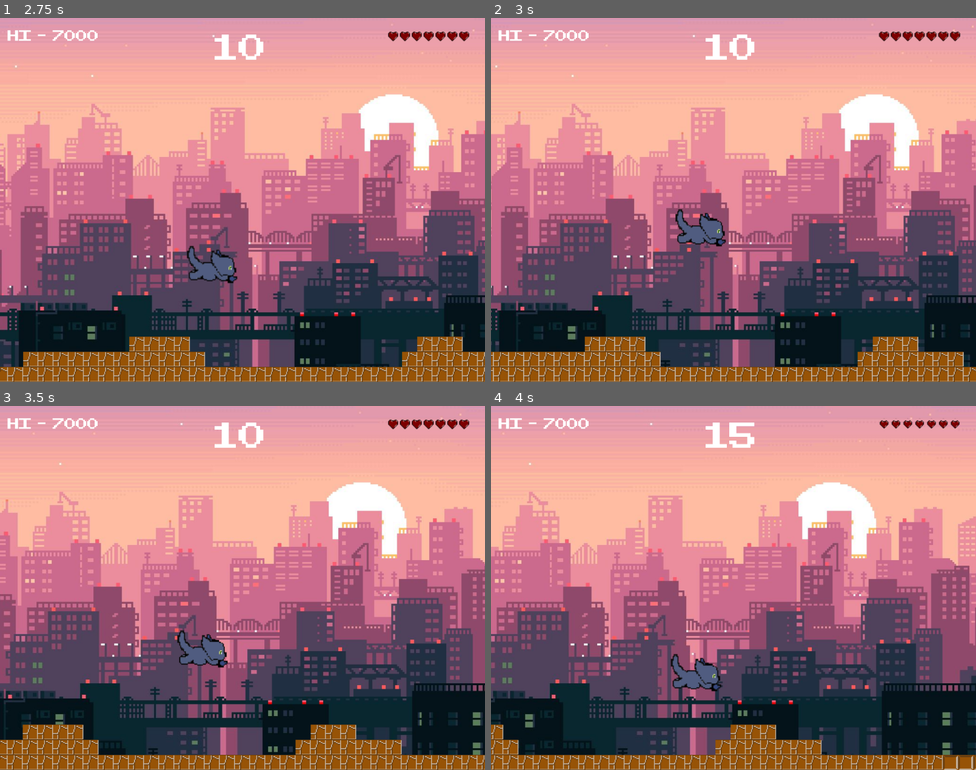
Above: before the commit, frames 1-4 (two rows, left to right).
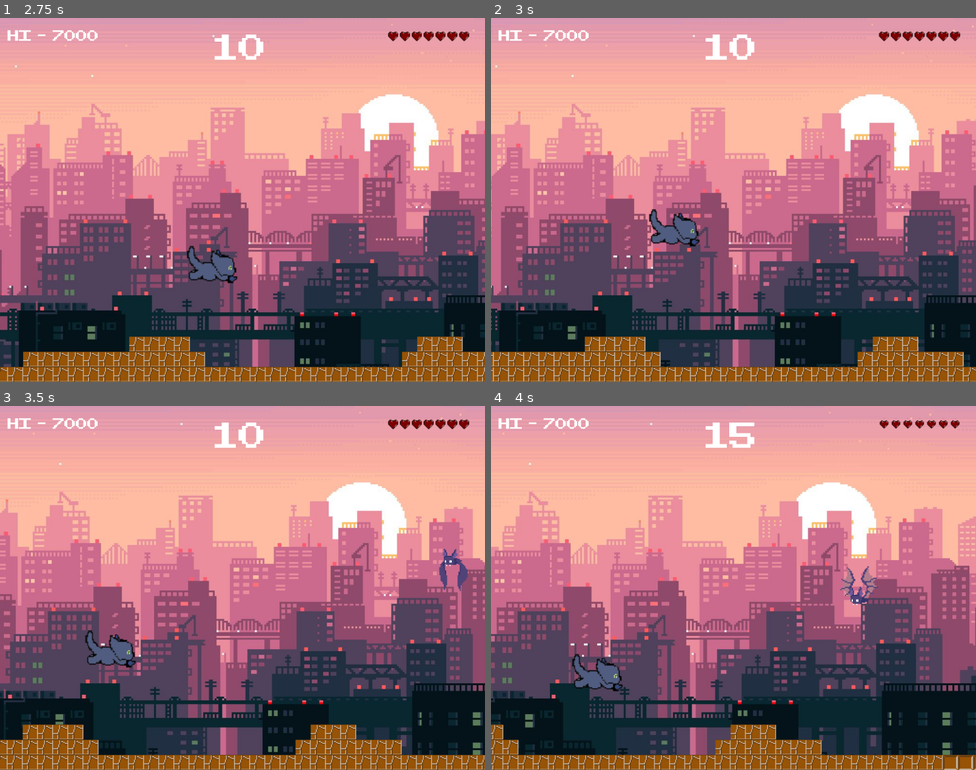
Above: after the commit, the same moments.

Repository: hadougamer/sevencats
Game: Godot game, scene res://scenes/Start.tscn
Two runs of this game, one before a commit and one after it. Both use one fixed random seed, a clock stepped at 60 frames per second and the inputs below.
Inputs:
- Up to frame 1 (2.75 s): click "Start" at 0.5 s; hold Space (ui_jump) 1.28-2.03 s; hold Right (ui_right) from 1.28 s (still down); tap Space (ui_jump) at 2.1, 2.27, 2.57 s
- Up to frame 2 (3 s): release Right (ui_right) at 2.78 s; hold Left (ui_left) from 2.78 s (still down); hold Space (ui_jump) from 2.78 s (still down)
- Up to frame 3 (3.5 s): keep holding Left (ui_left); keep holding Space (ui_jump)
- Up to frame 4 (4 s): release Left (ui_left) at 3.53 s; release Space (ui_jump) at 3.53 s; hold Right (ui_right) from 3.53 s (still down); tap Space (ui_jump) at 3.6, 3.77 s

Frame 1 is identical in both runs. In frame 2, 1.0% of the frame differs, in the area x 32-49%, y 52-63%; in frame 3, 1.6%; in frame 4, 1.7%, in the area x 16-80%, y 44-79%.

Commit message:
Player Death animation and add enemies

Diff:
--- /dev/null
+++ b/Scripts/Bat.gd
@@ -0,0 +1,12 @@
+extends Node2D
+
+func _process(delta):
+	if Globals.player:
+		if self.position.y < Globals.player.position.y:
+			self.position.y += 0.3
+		if self.position.y > Globals.player.position.y:
+			self.position.y -= 0.3
+
+func _on_notifier_screen_exited():
+	print("Bat exited screen")
+	self.queue_free()
--- /dev/null
+++ b/Scripts/BatFollow.gd
@@ -0,0 +1,5 @@
+extends PathFollow2D
+
+# Called when the node enters the scene tree for the first time.
+func _process( delta ):
+	set_offset( get_offset() + 150 * delta )
--- a/Scripts/Main.gd
+++ b/Scripts/Main.gd
@@ -24,6 +24,20 @@
 	Globals.player.position = $PlayerPos.position
 	add_child(Globals.player)
 
+func load_bat():
+
+	var pre_bat = preload("res://scenes/Bat.tscn")
+	var bat = pre_bat.instance()
+
+	# Random Bat Position
+	var rnd = randi()%3
+	var flyPos = $FlyPos.get_child(rnd)
+
+	flyPos.position.x = (Globals.camera.position.x + 720)
+	bat.position = flyPos.position
+
+	add_child(bat)
+
 func _process(delta):
 	if Globals.player != null:
 		# Delete old levels
@@ -40,6 +54,10 @@
 		else:
 			Globals.points+=5
 			Globals.timer=0
+
+			# Randomize bat load
+			if randi()%100 > 75:
+				load_bat()
 
 		Globals.camera.position.x += 5
 		$Interface.position.x = (Globals.camera.position.x - 520)
--- a/Scripts/Player.gd
+++ b/Scripts/Player.gd
@@ -8,36 +8,51 @@
 var v_multi = 1 #Velocity multiplier
 var motion  = Vector2()
 var cleared = false
+var is_dead = false
 
 func _ready():
 	$Sprite.flip_h = true
 
 func _physics_process(delta):
-	motion.y += GRAVITY
+	if ! is_dead:
+		motion.y += GRAVITY
 
-	# Velocity impulse
-	if Input.is_action_pressed('ui_right'):
-		v_multi = 1.05
-	elif Input.is_action_pressed('ui_left'):
-		v_multi = 0.9
+		# Velocity impulse
+		if Input.is_action_pressed('ui_right'):
+			v_multi = 1.05
+		elif Input.is_action_pressed('ui_left'):
+			v_multi = -0.025
+		else:
+			v_multi = 1
+
+		$Sprite.flip_h = true
+		$Sprite.play('walking')
+
+		motion.x = SPEED * v_multi
+
+		# Verify the collision
+		self.check_collision()
+
+		if is_on_floor():
+			if Input.is_action_pressed("ui_jump"):
+				motion.y = JUMP_HEIGHT
+		else:
+			$Sprite.play('jump')
+
+		motion = move_and_slide(motion, UP)
 	else:
-		v_multi = 1
+		$Sprite.play('die')
 
-	$Sprite.flip_h = true
-	$Sprite.play('walking')
-
-	motion.x = SPEED * v_multi
-
-	if is_on_floor():
-		if Input.is_action_pressed("ui_jump"):
-			motion.y = JUMP_HEIGHT
-	else:
-		$Sprite.play('jump')
-
-	motion = move_and_slide(motion, UP)
+func check_collision():
+	# Collision
+	for i in get_slide_count():
+		var collision = get_slide_collision(i)
+		var collider = collision.get_collider()
+		if collider and collider.is_in_group("enemy"):
+			collider.queue_free()
+			is_dead = true
 
 func die():
-	print('Player is dead!')
 	self.queue_free()
 
 func _on_visible_screen_exited():
@@ -46,3 +61,8 @@
 		self.die()
 	else:
 		self.position.x = (Globals.camera.position.x + 540)
+
+func _on_Sprite_animation_finished():
+	var anim  = $Sprite.get_animation()
+	if anim == "die":
+		self.die()
--- /dev/null
+++ b/scenes/Bat.tscn
@@ -0,0 +1,73 @@
+[gd_scene load_steps=11 format=2]
+
+[ext_resource path="res://sprite/bat-pixelart.png" type="Texture" id=1]
+[ext_resource path="res://Scripts/Bat.gd" type="Script" id=2]
+[ext_resource path="res://Scripts/BatFollow.gd" type="Script" id=3]
+
+[sub_resource type="Curve2D" id=1]
+_data = {
+"points": PoolVector2Array( 0, 0, 0, 0, -33.6736, -93.7665, 0, 0, 0, 0, -31.4286, 89.756, 0, 0, 0, 0, -72.5721, 90.9067, 0, 0, 0, 0, -73.1308, -91.4801, 0, 0, 0, 0, -33.6736, -93.7665 )
+}
+
+[sub_resource type="AtlasTexture" id=2]
+flags = 4
+atlas = ExtResource( 1 )
+region = Rect2( 0, 0, 192, 192 )
+
+[sub_resource type="AtlasTexture" id=3]
+flags = 4
+atlas = ExtResource( 1 )
+region = Rect2( 192, 0, 192, 192 )
+
+[sub_resource type="AtlasTexture" id=4]
+flags = 4
+atlas = ExtResource( 1 )
+region = Rect2( 0, 192, 192, 192 )
+
+[sub_resource type="AtlasTexture" id=5]
+flags = 4
+atlas = ExtResource( 1 )
+region = Rect2( 192, 192, 192, 192 )
+
+[sub_resource type="SpriteFrames" id=6]
+animations = [ {
+"frames": [ SubResource( 2 ), SubResource( 3 ), SubResource( 4 ), SubResource( 5 ) ],
+"loop": true,
+"name": "flying",
+"speed": 12.0
+} ]
+
+[sub_resource type="RectangleShape2D" id=7]
+extents = Vector2( 44.2533, 40.5199 )
+
+[node name="Bat" type="Node2D"]
+script = ExtResource( 2 )
+
+[node name="BatPath" type="Path2D" parent="."]
+curve = SubResource( 1 )
+
+[node name="BatFollow" type="PathFollow2D" parent="BatPath"]
+position = Vector2( -33.6736, -93.7665 )
+rotation = 1.55856
+rotate = false
+script = ExtResource( 3 )
+
+[node name="Body" type="KinematicBody2D" parent="BatPath/BatFollow" groups=[
+"enemy",
+]]
+position = Vector2( 94.1714, -32.524 )
+rotation = -1.55856
+
+[node name="Sprite" type="AnimatedSprite" parent="BatPath/BatFollow/Body"]
+scale = Vector2( 0.6, 0.6 )
+frames = SubResource( 6 )
+animation = "flying"
+frame = 1
+playing = true
+
+[node name="Shape" type="CollisionShape2D" parent="BatPath/BatFollow/Body"]
+position = Vector2( -3.3371, -3.3371 )
+shape = SubResource( 7 )
+
+[node name="notifier" type="VisibilityNotifier2D" parent="."]
+[connection signal="screen_exited" from="notifier" to="." method="_on_notifier_screen_exited"]
--- /dev/null
+++ b/scenes/Explosion.tscn
@@ -0,0 +1,44 @@
+[gd_scene load_steps=8 format=2]
+
+[ext_resource path="res://sprite/explosion.png" type="Texture" id=1]
+
+[sub_resource type="AtlasTexture" id=1]
+flags = 4
+atlas = ExtResource( 1 )
+region = Rect2( 0, 0, 320, 320 )
+
+[sub_resource type="AtlasTexture" id=2]
+flags = 4
+atlas = ExtResource( 1 )
+region = Rect2( 320, 0, 320, 320 )
+
+[sub_resource type="AtlasTexture" id=3]
+flags = 4
+atlas = ExtResource( 1 )
+region = Rect2( 0, 320, 320, 320 )
+
+[sub_resource type="AtlasTexture" id=4]
+flags = 4
+atlas = ExtResource( 1 )
+region = Rect2( 320, 320, 320, 320 )
+
+[sub_resource type="AtlasTexture" id=5]
+flags = 4
+atlas = ExtResource( 1 )
+region = Rect2( 0, 640, 320, 320 )
+
+[sub_resource type="SpriteFrames" id=6]
+animations = [ {
+"frames": [ SubResource( 1 ), SubResource( 2 ), SubResource( 3 ), SubResource( 4 ), SubResource( 5 ) ],
+"loop": true,
+"name": "default",
+"speed": 5.0
+} ]
+
+[node name="Explosion" type="Node2D"]
+
+[node name="Sprite" type="AnimatedSprite" parent="."]
+scale = Vector2( 0.15, 0.15 )
+frames = SubResource( 6 )
+frame = 2
+playing = true
--- a/scenes/Main.tscn
+++ b/scenes/Main.tscn
@@ -37,3 +37,20 @@
 [node name="PlayerPos" type="Position2D" parent="."]
 visible = false
 position = Vector2( 430, 305 )
+
+[node name="FlyPos" type="Node2D" parent="."]
+
+[node name="FlyPos1" type="Position2D" parent="FlyPos" groups=[
+"FlyPos",
+]]
+position = Vector2( 1162, 384 )
+
+[node name="FlyPos2" type="Position2D" parent="FlyPos" groups=[
+"FlyPos",
+]]
+position = Vector2( 1162, 284 )
+
+[node name="FlyPos3" type="Position2D" parent="FlyPos" groups=[
+"FlyPos",
+]]
+position = Vector2( 1162, 184 )
--- a/scenes/Player.tscn
+++ b/scenes/Player.tscn
@@ -1,7 +1,33 @@
-[gd_scene load_steps=11 format=2]
+[gd_scene load_steps=17 format=2]
 
 [ext_resource path="res://sprite/cartoon-cat-running.png" type="Texture" id=1]
 [ext_resource path="res://Scripts/Player.gd" type="Script" id=2]
+[ext_resource path="res://sprite/explosion.png" type="Texture" id=3]
+
+[sub_resource type="AtlasTexture" id=9]
+flags = 4
+atlas = ExtResource( 3 )
+region = Rect2( 0, 0, 64, 64 )
+
+[sub_resource type="AtlasTexture" id=10]
+flags = 4
+atlas = ExtResource( 3 )
+region = Rect2( 64, 0, 64, 64 )
+
+[sub_resource type="AtlasTexture" id=11]
+flags = 4
+atlas = ExtResource( 3 )
+region = Rect2( 0, 64, 64, 64 )
+
+[sub_resource type="AtlasTexture" id=12]
+flags = 4
+atlas = ExtResource( 3 )
+region = Rect2( 64, 64, 64, 64 )
+
+[sub_resource type="AtlasTexture" id=13]
+flags = 4
+atlas = ExtResource( 3 )
+region = Rect2( 0, 128, 64, 64 )
 
 [sub_resource type="AtlasTexture" id=1]
 flags = 4
@@ -11,43 +37,48 @@
 [sub_resource type="AtlasTexture" id=2]
 flags = 4
 atlas = ExtResource( 1 )
-region = Rect2( 64, 0, 64, 64 )
+region = Rect2( 0, 0, 64, 64 )
 
 [sub_resource type="AtlasTexture" id=3]
 flags = 4
 atlas = ExtResource( 1 )
-region = Rect2( 0, 64, 64, 64 )
+region = Rect2( 64, 0, 64, 64 )
 
 [sub_resource type="AtlasTexture" id=4]
 flags = 4
 atlas = ExtResource( 1 )
-region = Rect2( 64, 64, 64, 64 )
+region = Rect2( 0, 64, 64, 64 )
 
 [sub_resource type="AtlasTexture" id=5]
 flags = 4
 atlas = ExtResource( 1 )
-region = Rect2( 0, 64, 64, 64 )
+region = Rect2( 64, 64, 64, 64 )
 
 [sub_resource type="AtlasTexture" id=6]
 flags = 4
 atlas = ExtResource( 1 )
-region = Rect2( 0, 0, 64, 64 )
+region = Rect2( 0, 64, 64, 64 )
 
 [sub_resource type="SpriteFrames" id=7]
 animations = [ {
-"frames": [ SubResource( 1 ), SubResource( 2 ), SubResource( 3 ), SubResource( 4 ) ],
+"frames": [ SubResource( 9 ), SubResource( 10 ), SubResource( 11 ), SubResource( 12 ), SubResource( 13 ) ],
+"loop": true,
+"name": "die",
+"speed": 8.0
+}, {
+"frames": [ SubResource( 1 ) ],
+"loop": true,
+"name": "jump",
+"speed": 5.0
+}, {
+"frames": [ SubResource( 2 ), SubResource( 3 ), SubResource( 4 ), SubResource( 5 ) ],
 "loop": true,
 "name": "walking",
 "speed": 15.0
 }, {
-"frames": [ SubResource( 5 ) ],
+"frames": [ SubResource( 6 ) ],
 "loop": false,
 "name": "stopped",
-"speed": 5.0
-}, {
-"frames": [ SubResource( 6 ) ],
-"loop": true,
-"name": "jump",
 "speed": 5.0
 } ]
 
@@ -58,11 +89,14 @@
 "player",
 ]]
 script = ExtResource( 2 )
+__meta__ = {
+"_edit_group_": true
+}
 
 [node name="Sprite" type="AnimatedSprite" parent="."]
 scale = Vector2( 2, 2 )
 frames = SubResource( 7 )
-animation = "stopped"
+animation = "die"
 
 [node name="Shape" type="CollisionShape2D" parent="."]
 position = Vector2( 8.9899, 7.24406 )
@@ -75,4 +109,5 @@
 __meta__ = {
 "_edit_lock_": true
 }
+[connection signal="animation_finished" from="Sprite" to="." method="_on_Sprite_animation_finished"]
 [connection signal="screen_exited" from="visible" to="." method="_on_visible_screen_exited"]
Binary file added: _references/bat.gif
Binary file added: _references/explosion.gif
Binary file added: sprite/bat-pixelart.png
Not shown, added: sprite/bat-pixelart.png.import
Binary file added: sprite/explosion.png
Not shown, added: sprite/explosion.png.import
